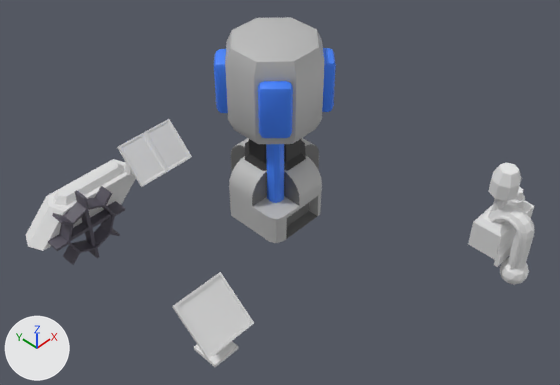
What one commit did to the Blender file blend/PG-assets.blend.
One viewpoint serves both versions: a 50 mm lens placed at (-13.4, -13.13, 16.66), pointed at (-0.73, -0.91, 1.32). Arrows for +X, +Y and +Z are at lower left; the lights stay in place. The first picture is the older version.

The scene before the commit, as lines of its bpy script (objects in view):
```python
ob_animated_001 = bpy.data.objects.new('animated.001', me_cylinder_005)
ob_animated_001.parent = ob_origin_003
ob_animated_001.location = (0.0, 0.0, 2.702)
ob_animated_001.scale = (0.452, 0.452, 0.559)
ob_cube_003 = bpy.data.objects.new('Cube.003', me_cube_005)
ob_cube_003.parent = ob_origin
ob_cube_003.location = (0.0, 0.0, 0.0)
ob_origin = bpy.data.objects.new('origin', None)
ob_origin.location = (-3.739, -0.996, -3.348)
ob_origin_001 = bpy.data.objects.new('origin.001', None)
ob_origin_001.location = (-1.879, 2.839, 1.26)
ob_origin_002 = bpy.data.objects.new('origin.002', None)
ob_origin_002.location = (-4.83, 4.288, -0.383)
ob_origin_003 = bpy.data.objects.new('origin.003', None)
ob_origin_003.location = (4.125, -5.637, -1.069)
ob_plane = bpy.data.objects.new('Plane', me_plane)
ob_plane.parent = ob_origin_002
ob_plane.location = (0.0, 0.0, 0.0)
ob_plane_002 = bpy.data.objects.new('Plane.002', me_plane_002)
ob_plane_002.parent = ob_origin
ob_plane_002.location = (0.0, 0.0, 1.661)
ob_plane_002.rotation_euler = (0.698, 0.0, 0.0)  # degrees (40, 0, 0)
# also in view: 'Icosphere' at (4.13, -6.64, -1.57); 'Plane.003' at (-2.38, 2.88, 1.72); 'Plane.001' at (0.0, 0.0, 3.02); 'Cube.002' at (4.63, -5.7, -0.34); 'animated' at (-4.83, 3.54, -0.16)
```
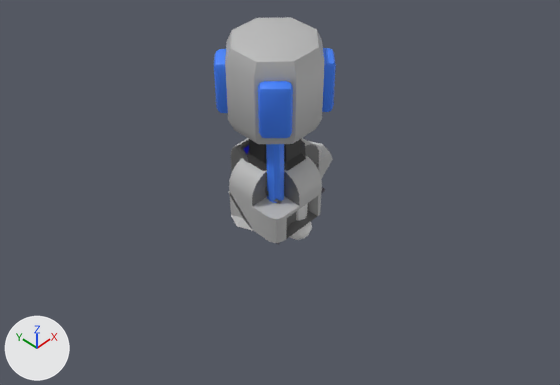
ob_origin_002 is not drawn itself; it is the parent of ob_plane, ob_circle_001, ob_circle_004, ob_animated, ob_end_001, ob_start_001.
ob_origin_003 is not drawn itself; it is the parent of ob_cube_002, ob_béziercircle, ob_icosphere, ob_béziercircle_001, ob_béziercircle_002, ob_animated_001, ob_end, ob_start.
ob_origin is not drawn itself; it is the parent of ob_cube_003, ob_plane_002.
ob_origin_001 is not drawn itself; it is the parent of ob_plane_003, ob_plane_004.

Changed parts and their boxes [x1, y1, x2, y2] in the pictures (560 x 385 px):
'Plane.002', reshaped, moved (mostly hidden afterwards): before [172, 272, 254, 359]; after [236, 139, 268, 195]
'Plane', surface changed, moved (mostly hidden afterwards): before [26, 159, 136, 251]; after [231, 141, 333, 230]
'animated', moved (mostly hidden afterwards): before [48, 186, 125, 265]; after [266, 187, 325, 245]
'Plane.003', moved (mostly hidden afterwards): before [117, 119, 192, 187]; after [228, 191, 253, 231]
'Cube.002', moved (not visible afterwards): before [468, 187, 534, 267]
'BézierCircle', moved (mostly hidden afterwards): before [488, 204, 534, 270]; after [296, 203, 308, 221]
'animated.001', moved (not visible afterwards): before [488, 162, 521, 202]
'Icosphere', moved: before [500, 258, 529, 285]; after [290, 221, 312, 240]
'Cube.003', deleted: before [194, 341, 238, 367]
'BézierCircle.001', moved (not visible afterwards): before [491, 216, 522, 270]
'BézierCircle.002', moved (not visible afterwards): before [492, 199, 507, 211]
'Plane.004', moved (not visible afterwards): before [125, 162, 133, 176]

The change, as a list of edits to the scene's bpy script:
```text
Add img_solar_panel_base:
    img_solar_panel_base = load_image('solar_panel_base', '_unpacked/solar_panel_base.png', 512, 512, 'sRGB')
Add img_water_wheel_body:
    img_water_wheel_body = load_image('water_wheel.body', '_unpacked/water_wheel.body.png', 256, 256, 'sRGB')
Change mat_material_002:
    where n0 = _N.new('ShaderNodeBsdfPrincipled'); n0.name = 'Principled BSDF'
    remove n0.inputs[0].default_value = (0.744, 0.744, 0.744, 1.0)  # 'Base Color', light grey #e0e0e0
    add n2 = _N.new('ShaderNodeTexImage'); n2.name = 'Image Texture'
    add n2.image = img_water_wheel_body
    add n3 = _N.new('ShaderNodeMapping'); n3.name = 'Mapping'
    add n4 = _N.new('ShaderNodeTexCoord'); n4.name = 'Texture Coordinate'
    add _L.new(n2.outputs[0], n0.inputs[0])  # 'Color' to 'Base Color'
    add _L.new(n3.outputs[0], n2.inputs[0])  # 'Vector' to 'Vector'
    add _L.new(n4.outputs[2], n3.inputs[0])  # 'UV' to 'Vector'
Add mat_solar_panel:
    mat_solar_panel = bpy.data.materials.new('solar_panel')
    # uses the picture img_solar_panel_base
Change me_plane_002:
    used by ob_plane_002; parent = ob_origin; location = (0.0, 0.0, 1.661); rotation_euler = (0.698, 0.0, 0.0), in degrees (40, 0, 0)
    remove me_plane_002.from_pydata(...)  # 16 vertices, 14 faces; spans x -0.95..0.95, y -0.95..0.95, z 0.0..0.12
    add me_plane_002.from_pydata(...)  # 32 vertices, 26 faces; spans x -0.95..0.95, y -1.45..0.95, z -1.59..0.12
    me_plane_002 part 1: 14 faces spanning x -0.95..0.95, y -0.95..0.95, z 0.0..0.12 switch from no material to mat_solar_panel
    edits to the shape of me_plane_002 do not show in these pictures
Change ob_origin_002:
    ob_origin_002.location: (-4.83, 4.288, -0.383) -> (0.0, 0.0, 0.0)
Change ob_origin_003:
    ob_origin_003.location: (4.125, -5.637, -1.069) -> (0.0, 0.0, 0.0)
Remove ob_cube_003:
    ob_cube_003 = bpy.data.objects.new('Cube.003', me_cube_005)
    ob_cube_003.parent = ob_origin
    ob_cube_003.location = (0.0, 0.0, 0.0)
Change ob_origin:
    ob_origin.location: (-3.739, -0.996, -3.348) -> (0.0, 0.0, 0.0)
Change ob_origin_001:
    ob_origin_001.location: (-1.879, 2.839, 1.26) -> (0.0, 0.0, 0.0)
```
